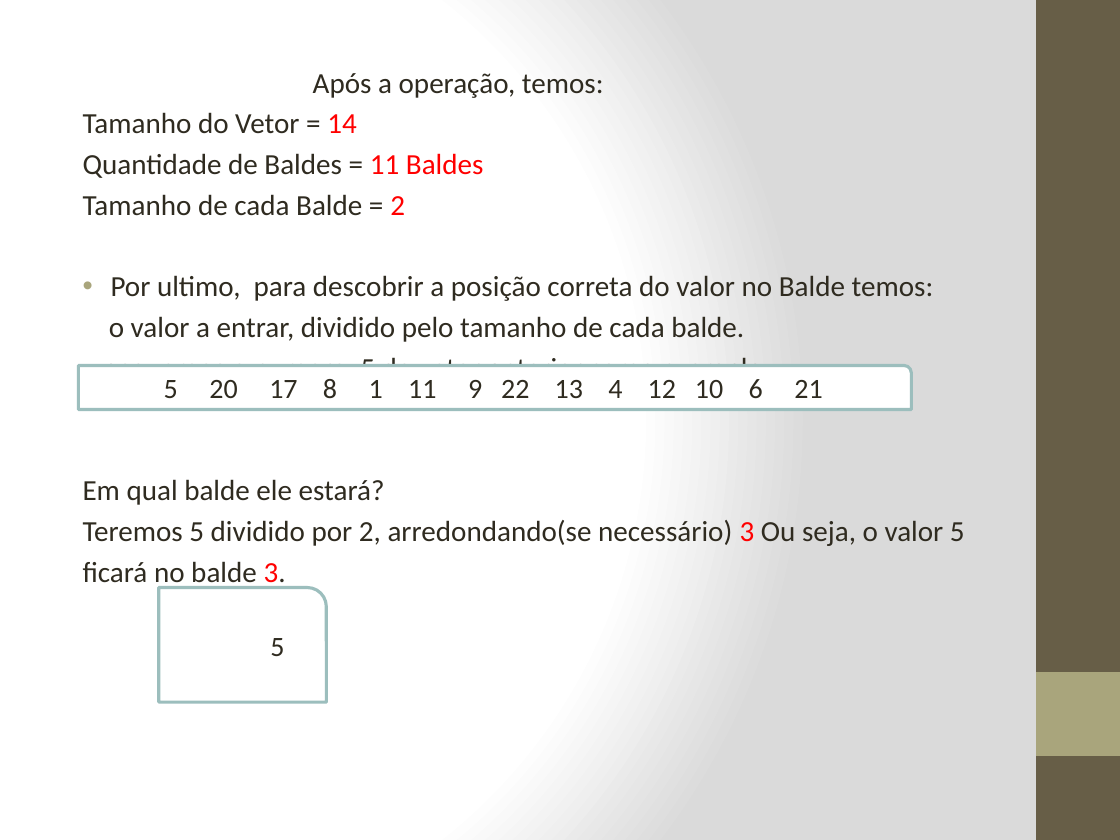
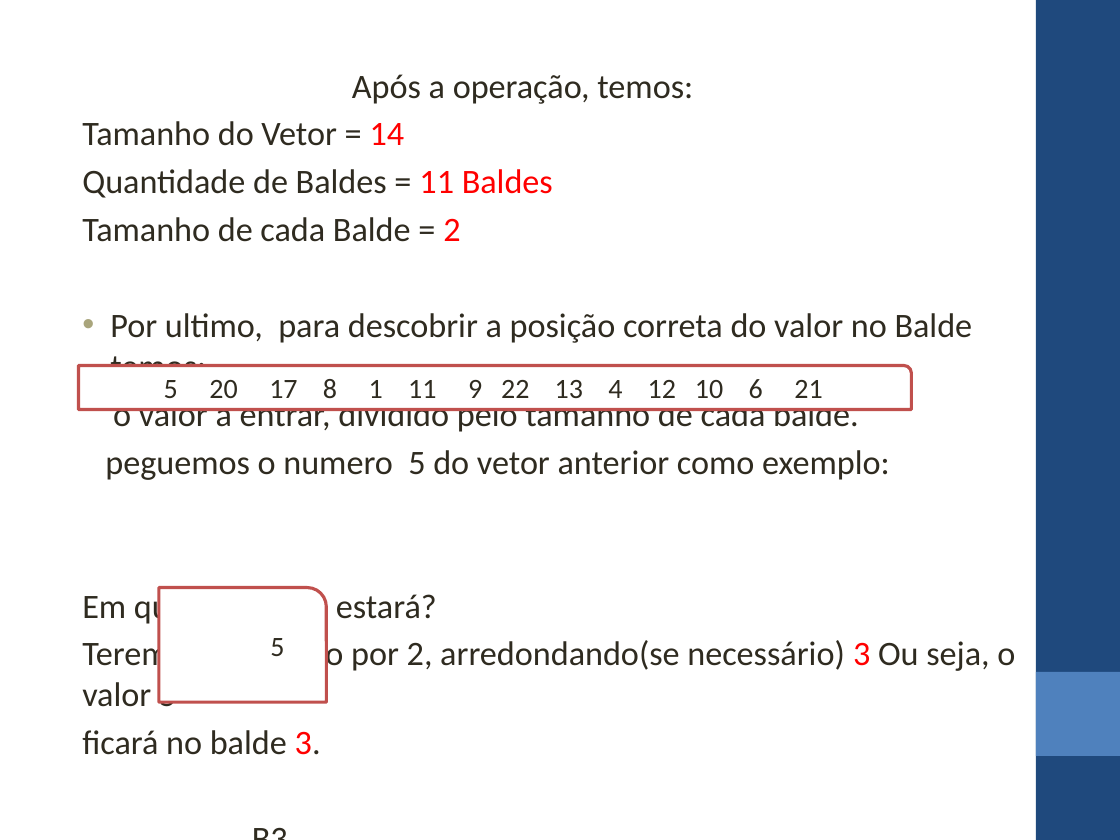
Before and after one commit to sisunigit/EDBucketSort, a slide deck: slide 10 of Documentos/Estrutura de Dados Trabalho.pptx (slide 5 before the commit). Drawn at 1120x840 pixels with LibreOffice and Linux fonts; fonts in the diff are those of the drawing. Boxes give left, top, right and bottom in pixels: in the first picture for what was removed or moved away, otherwise in the second. Text is boxed around its words. In the diff, an @@ line names an element or a change of style, - is before the commit and + after.

```diff
--- a/Documentos/Estrutura de Dados Trabalho.pptx
+++ b/Documentos/Estrutura de Dados Trabalho.pptx
@@ background gradient #FFFFFF to #DADADA to #FFFFFF @@
@@ rectangle at [1036, 0, 1120, 840]: fill #675E47 to #1F497D @@
@@ text "Após a operação, temos:" at [82, 74, 1015, 755]: size 18.7 to 22 pt; indent changed @@
@@ round rect "5 20 17 8 1 ..." at [78, 365, 912, 409]: outline #9CBEBD 2 pt to #C0504D 2 pt; proportions changed @@
@@ round rect at [159, 588, 327, 702]: outline #9CBEBD 2 pt to #C0504D 2 pt; proportions changed @@
@@ rectangle at [1036, 672, 1120, 756]: fill #A9A57C to #4F81BD @@
```
Also in this commit, not shown: 7 other slides changed, 2 slides added, 5 other files.
